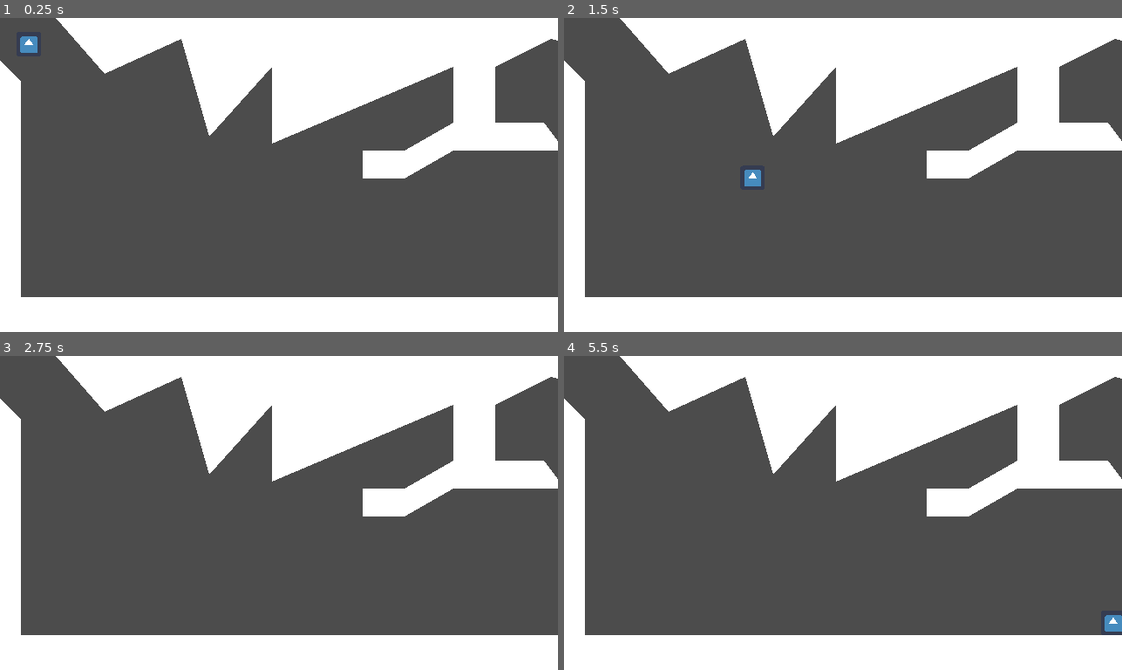
Above: before the commit, frames 1-4 (two rows, left to right).
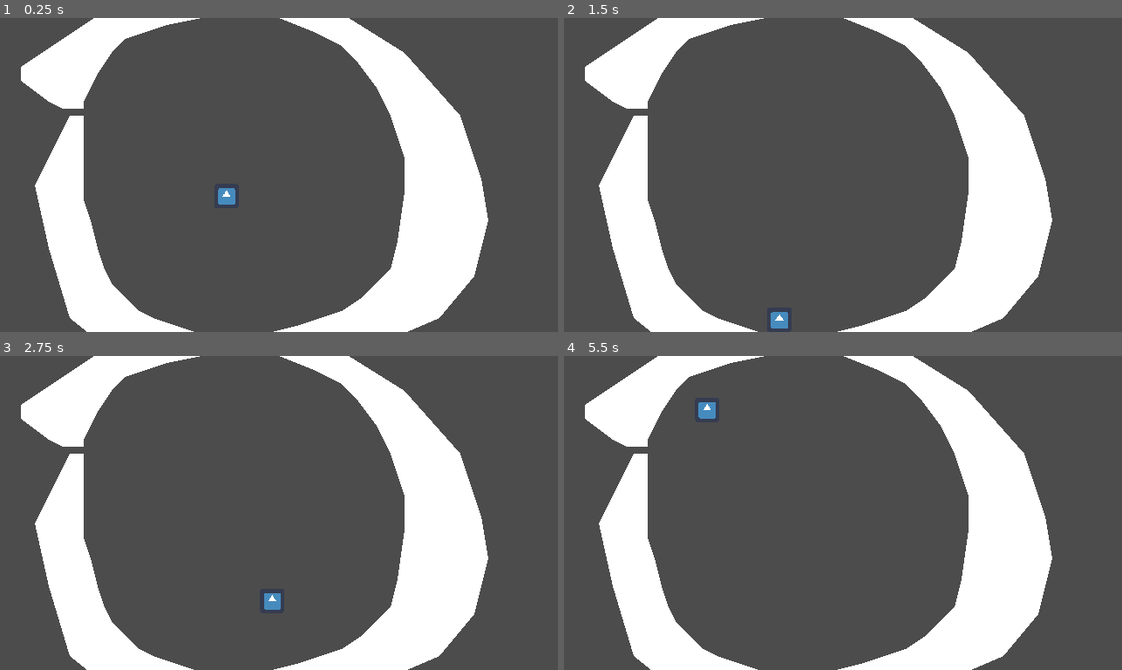
Above: after the commit, the same moments.

Repository: Dyxim/Project-Babylon
Game: Godot game, scene res://circle_world.tscn
The game is run twice, just before and just after one commit, with the same random seed, the same clock (stepped at 60 frames per second) and the same inputs. Before the commit the project starts from res://world.tscn. The engine's default icon, where the game draws it, is replaced by a stand-in: a white triangle on a blue panel in a dark square.
Inputs:
- Up to frame 1 (0.25 s): no input
- Up to frame 2 (1.5 s): tap Enter (ui_accept) at 0.5, 0.77, 0.8, 1.07, 1.35 s; hold Space (ui_select) 0.53-1.28 s; hold Right (ui_right) from 0.53 s (still down)
- Up to frame 3 (2.75 s): tap Enter (ui_accept) at 1.52, 1.82, 2.3 s; tap Space (ui_select) at 1.55 s; release Right (ui_right) at 2.03 s; hold Left (ui_left) from 2.03 s (still down); hold Space (ui_select) from 2.03 s (still down)
- Up to frame 4 (5.5 s): release Left (ui_left) at 2.78 s; release Space (ui_select) at 2.78 s; hold Right (ui_right) 2.78-4.28 s; tap Space (ui_select) at 2.85, 4.35 s; tap Enter (ui_accept) at 3.02, 3.32, 4.52, 4.82, 5.3 s; hold Enter (ui_accept) 3.53-4.28 s; hold Left (ui_left) 4.28-5.03 s; hold Right (ui_right) from 5.03 s (still down); hold Space (ui_select) from 5.03 s (still down)

The runs differ from the first frame. In frame 1, 43% of the frame differs, in the area x 0-100%, y 0-100%; in frame 2, 43%; in frame 3, 43%; in frame 4, 43%.

Commit message:
Add files via upload

Diff:
--- a/babylon_project/Player/player.gd
+++ b/babylon_project/Player/player.gd
@@ -10,23 +10,23 @@
 
 var floating=0 #is not affected by gravity ?
 
-var jump=Vector2(0,5)
+var jump= 300
 
 var coyote_jump = 0
 
 var frixion = 25
 
-var gravity=3 #gravity strength
+var gravity=-3 #gravity strength
 
 var p_hrunSpeed = 5
 
 onready var collision_polygon_2d = $"../terrain de test/CollisionPolygon2D"
 
+var up_direction = Vector2(0,-1)
 
+var centered_gravity=true
 
-
-
-
+var select_not_pressed=true
 
 
 # Called when the node enters the scene tree for the first time.
@@ -38,31 +38,56 @@
 func _process(delta):
 	#if area_entered onready var terrain_de_test = $"../terrain de test"
 
+	if Input.is_action_pressed("ui_select"):
+		if select_not_pressed:
+			centered_gravity=not centered_gravity
+		select_not_pressed=false
+	if centered_gravity:
+		var center=Vector2(position.x,position.y)
+		up_direction=-center.normalized()
+
+	else:
+		if Input.is_action_pressed("ui_accept") and not Input.is_action_pressed("ui_select"):
+			up_direction=up_direction.rotated(delta*PI/2)
+			up_direction=up_direction.normalized()
 	p_mvt(delta)
 
 	pass
 
 func p_mvt(delta):
-	var vec_gravity = Vector2(0,gravity)
+	var vec_gravity = up_direction*gravity
+	var accel = []
 	var input_vector = Vector2.ZERO
-	input_vector.x=p_hrunSpeed * (Input.get_action_strength("ui_right")-Input.get_action_strength("ui_left"))
-	input_vector.y=p_hrunSpeed * (Input.get_action_strength("ui_down")-Input.get_action_strength("ui_up"))
+	input_vector = up_direction.tangent()*p_hrunSpeed * (Input.get_action_strength("ui_left")-Input.get_action_strength("ui_right"))
+	accel.append(vec_gravity)
+	if is_on_floor():
+		coyote_jump = 0.3
 
-	print(input_vector)
+	if not is_on_floor():
+		coyote_jump -= delta
+	if Input.is_action_pressed("ui_up"):
+		if coyote_jump>0:
+			input_vector += jump*up_direction
+			coyote_jump=0
 
-	velocity=apply_accel(delta,[input_vector,vec_gravity],velocity)
+
+	#print(input_vector)
+
+	accel.append(input_vector)
+	velocity=apply_accel(delta,accel,velocity)
 	"""if input_vector.x==0:
 		input_vector.x = move_toward(input_vector.x,0,frixion)
 	"""
 
-	velocity = move_and_slide(velocity)
+	velocity = move_and_slide(velocity,up_direction)
 
-	if position.y <0:
-		position.y = 0
-		velocity.y=0
-	if position.y >360:
-		position.y = 360
-		velocity.y=0
+
+	#if position.y < 0:
+	#	position.y = 0
+	#	velocity.y = 0
+	#if position.y > 360:
+	#	position.y = 360
+	#	velocity.y = 0
 
 
 
@@ -77,8 +102,8 @@
 	a_vector.y -= gravity*floating #applying wether the player is bound to gravity or not ==> should be made into a vector in the list of vectors
 
 
-
-	if a_vector.x==0 and get_collision_mask_bit(24):
+	#if get_collision_mask_bit(24):
+	if a_vector.x==0 :
 		if v_vector.x==0:
 			pass
 		else:
@@ -90,7 +115,7 @@
 	#v_vector.x
 
 
-	print(v_vector)
+	#print(v_vector)
 	return v_vector
 
 
@@ -105,7 +130,6 @@
 	a_vector.y -= gravity*floating #applying wether the player is bound to gravity or not ==> should be made into a vector in the list of vectors
 
 
-
 	if a_vector.x==0:
 		if v_vector.x==0:
 			pass
@@ -115,7 +139,7 @@
 	#a_vector.y*=speed_scale
 	v_vector += a_vector
 
-	v_vector
+
 
 	v_vector.limit_length(max_Speed)
 	return v_vector
@@ -130,9 +154,9 @@
 
 
 func _on_gravity_area_body_shape_entered(body_rid, body, body_shape_index, local_shape_index):
-
-
-
-	return gravity
-
+	"""note : this only is launched once ???"""
+	var vec_gravity = Vector2(0,gravity)
+	print(velocity)
+	velocity+=vec_gravity
+	print(velocity)
 	pass # Replace with function body.
--- /dev/null
+++ b/babylon_project/circle_world.gd
@@ -0,0 +1,20 @@
+extends Node2D
+
+onready var collision_polygon_2d = $"StaticBody2D/CollisionPolygon2D"
+onready var polygon_2d = $"StaticBody2D/CollisionPolygon2D/Polygon2D"
+
+# Declare member variables here. Examples:
+# var a = 2
+# var b = "text"
+
+
+# Called when the node enters the scene tree for the first time.
+func _ready():
+	polygon_2d.polygon = collision_polygon_2d.polygon
+
+
+
+
+# Called every frame. 'delta' is the elapsed time since the previous frame.
+#func _process(delta):
+#	pass
--- /dev/null
+++ b/babylon_project/circle_world.tscn
@@ -0,0 +1,20 @@
+[gd_scene load_steps=3 format=2]
+
+[ext_resource path="res://circle_world.gd" type="Script" id=1]
+[ext_resource path="res://player.tscn" type="PackedScene" id=2]
+
+[node name="circle_world" type="Node2D"]
+position = Vector2( 288, 176 )
+script = ExtResource( 1 )
+
+[node name="player" parent="." instance=ExtResource( 2 )]
+position = Vector2( -24, 24 )
+
+[node name="StaticBody2D" type="StaticBody2D" parent="."]
+position = Vector2( -288, -176 )
+
+[node name="CollisionPolygon2D" type="CollisionPolygon2D" parent="StaticBody2D"]
+position = Vector2( 40, -56 )
+polygon = PoolVector2Array( 56, 160, 56, 152, 64, 136, 72, 120, 88, 96, 104, 80, 128, 72, 152, 64, 192, 56, 224, 48, 280, 56, 320, 72, 352, 88, 368, 104, 392, 136, 408, 168, 424, 216, 424, 256, 416, 312, 408, 344, 392, 360, 376, 376, 352, 392, 328, 400, 304, 408, 272, 416, 232, 416, 184, 416, 160, 408, 136, 400, 120, 392, 104, 376, 88, 360, 80, 344, 72, 320, 64, 288, 56, 264, 56, 240, 56, 192, 56, 176, 56, 168, 40, 168, 0, 248, 16, 320, 40, 400, 80, 432, 152, 448, 264, 448, 336, 432, 408, 424, 464, 400, 504, 352, 520, 288, 512, 240, 488, 168, 424, 96, 360, 56, 304, 24, 208, 8, 160, 8, 136, 16, 104, 32, 80, 48, -16, 112, -16, 128, 16, 152, 32, 160 )
+
+[node name="Polygon2D" type="Polygon2D" parent="StaticBody2D/CollisionPolygon2D"]
--- /dev/null
+++ b/babylon_project/player.tscn
@@ -0,0 +1,28 @@
+[gd_scene load_steps=4 format=2]
+
+[ext_resource path="res://Player/player.gd" type="Script" id=1]
+[ext_resource path="res://icon.png" type="Texture" id=2]
+
+[sub_resource type="RectangleShape2D" id=4]
+extents = Vector2( 16, 16 )
+
+[node name="player" type="KinematicBody2D"]
+position = Vector2( 33, 24 )
+collision_mask = 2
+script = ExtResource( 1 )
+__meta__ = {
+"_edit_group_": true
+}
+
+[node name="S_player" type="Sprite" parent="."]
+light_mask = 512
+position = Vector2( 3.8147e-06, 1.90735e-06 )
+scale = Vector2( 0.4375, 0.4375 )
+texture = ExtResource( 2 )
+
+[node name="CollisionShape2D" type="CollisionShape2D" parent="."]
+rotation = 1.5708
+scale = Vector2( 0.875, 0.875 )
+shape = SubResource( 4 )
+
+[connection signal="input_event" from="." to="." method="_on_player_input_event"]
--- a/babylon_project/project.godot
+++ b/babylon_project/project.godot
@@ -11,7 +11,7 @@
 [application]
 
 config/name="babylon_project"
-run/main_scene="res://world.tscn"
+run/main_scene="res://circle_world.tscn"
 config/icon="res://icon.png"
 
 [display]
--- a/babylon_project/world.tscn
+++ b/babylon_project/world.tscn
@@ -1,37 +1,21 @@
 [gd_scene load_steps=7 format=2]
 
-[ext_resource path="res://Player/player.gd" type="Script" id=1]
+[ext_resource path="res://player.tscn" type="PackedScene" id=1]
 [ext_resource path="res://icon.png" type="Texture" id=2]
 [ext_resource path="res://world.gd" type="Script" id=3]
-
-[sub_resource type="RectangleShape2D" id=4]
-extents = Vector2( 16, 16 )
 
 [sub_resource type="CapsuleShape2D" id=3]
 
 [sub_resource type="RectangleShape2D" id=2]
+extents = Vector2( 10.3333, 10.3333 )
+
+[sub_resource type="RectangleShape2D" id=5]
+extents = Vector2( 392.5, 128.125 )
 
 [node name="world" type="Node2D"]
 script = ExtResource( 3 )
 
-[node name="player" type="KinematicBody2D" parent="."]
-position = Vector2( 33, 24 )
-collision_mask = 2
-script = ExtResource( 1 )
-__meta__ = {
-"_edit_group_": true
-}
-
-[node name="S_player" type="Sprite" parent="player"]
-light_mask = 512
-position = Vector2( 3.8147e-06, 1.90735e-06 )
-scale = Vector2( 0.4375, 0.4375 )
-texture = ExtResource( 2 )
-
-[node name="CollisionShape2D" type="CollisionShape2D" parent="player"]
-rotation = 1.5708
-scale = Vector2( 0.875, 0.875 )
-shape = SubResource( 4 )
+[node name="player" parent="." instance=ExtResource( 1 )]
 
 [node name="pitit ennemi" type="KinematicBody2D" parent="."]
 
@@ -72,9 +56,8 @@
 position = Vector2( 0, 1 )
 
 [node name="CollisionShape2D" type="CollisionShape2D" parent="gravity_area"]
-position = Vector2( -1, 0 )
-scale = Vector2( 3, 3 )
-shape = SubResource( 2 )
+position = Vector2( 415.5, 190.875 )
+shape = SubResource( 5 )
 
 [node name="terrain de test" type="StaticBody2D" parent="."]
 
@@ -83,6 +66,3 @@
 polygon = PoolVector2Array( 0, 47, 0, 359, 832, 359, 832, -1, 640, -1, 64, -1, 120, 63, 208, 23, 240, 135, 312, 55, 312, 143, 520, 55, 520, 119, 464, 151, 416, 151, 416, 183, 464, 183, 520, 151, 648, 151, 624, 119, 568, 119, 568, 55, 632, 23, 800, 63, 800, 319, 24, 319, 24, 71 )
 
 [node name="Polygon2D" type="Polygon2D" parent="terrain de test/CollisionPolygon2D"]
-
-[connection signal="input_event" from="player" to="player" method="_on_player_input_event"]
-[connection signal="body_shape_entered" from="gravity_area" to="player" method="_on_gravity_area_body_shape_entered"]
